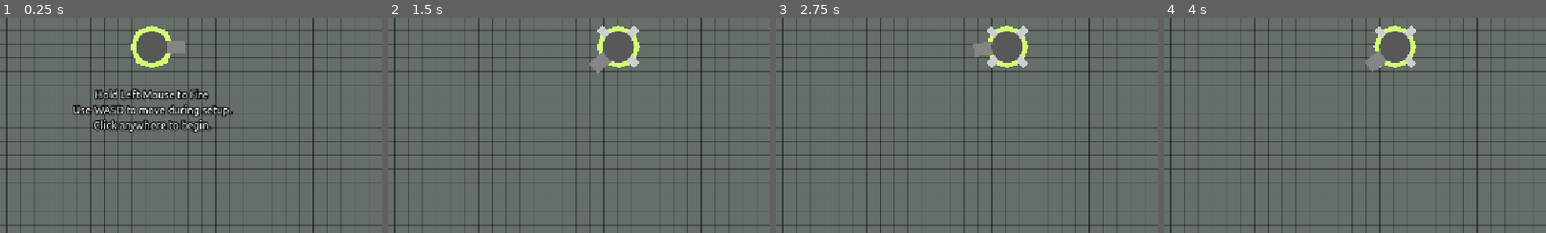
Above: before the commit, frames 1-4 (left to right).
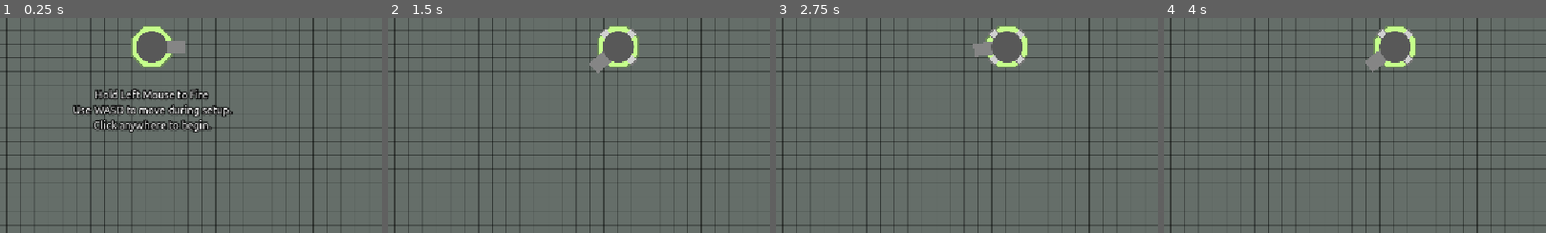
Above: after the commit, the same moments.

Repository: DogeisCut/stillwatch
Game: Godot game, scene res://scenes/world/world.tscn
The game is run twice, just before and just after one commit, with the same random seed, the same clock (stepped at 60 frames per second) and the same inputs. Sound files missing from this copy of the repository are replaced by a short silence.
Inputs (mouse positions are % of the whole screen's width and height, from its top left):
- Up to frame 1 (0.25 s): no input
- Up to frame 2 (1.5 s): tap Enter (shoot) at 0.5 s; move the mouse to (72, 45) at 0.52 s; hold D (right) 0.53-1.25 s; hold Enter (shoot) 0.53-1.25 s; click "Skip Timer" at 1.25 s
- Up to frame 3 (2.75 s): tap Space at 2 s; move the mouse to (30, 55) at 2.02 s; hold S (down) from 2.03 s (still down); tap Enter (shoot) at 2.1 s
- Up to frame 4 (4 s): tap Enter (shoot) at 2.75, 3.6 s; move the mouse to (60, 28) at 2.77 s; release S (down) at 2.78 s; hold D (right) 2.78-3.53 s; hold Enter (shoot) 2.78-3.53 s; move the mouse to (45, 70) at 3.52 s; hold W (up) from 3.53 s (still down)
The pictures show only the part of the screen within x 30-80%, y 43-93%; the shares and areas given below are measured in that part.

The runs differ from the first frame. In frame 1, 0.2% of the frame differs, in the area x 34-46%, y 3-24%; in frame 2, 0.3%; in frame 3, 0.4%, in the area x 54-66%, y 3-24%; in frame 4, 0.4%.

Commit message:
start graphics overhaul

Diff:
--- a/scenes/world/actors/player/player.tscn
+++ b/scenes/world/actors/player/player.tscn
@@ -1,7 +1,27 @@
-[gd_scene load_steps=8 format=3 uid="uid://bsrsa45h44drx"]
+[gd_scene load_steps=12 format=3 uid="uid://bsrsa45h44drx"]
 
 [ext_resource type="Script" uid="uid://bpnujkqiy2vnq" path="res://scenes/world/actors/player/player.gd" id="1_4flbx"]
+[ext_resource type="Shader" uid="uid://lean60ke2pif" path="res://shaders/polygon.gdshader" id="2_kaqx2"]
 [ext_resource type="AudioStream" uid="uid://c6f1vu0qemysw" path="res://assets/audio/sounds/player/death.wav" id="2_onrkg"]
+
+[sub_resource type="ShaderMaterial" id="ShaderMaterial_g8358"]
+shader = ExtResource("2_kaqx2")
+shader_parameter/fill_color = Color(0.7734375, 1, 0.546875, 1)
+shader_parameter/outline_color = Color(0.42009577, 0.5294118, 0.35036424, 1)
+shader_parameter/outline_thickness = 2.0
+shader_parameter/polygon_sides = 8
+shader_parameter/polygon_rotation_radians = 0.0
+
+[sub_resource type="PlaceholderTexture2D" id="PlaceholderTexture2D_vceuw"]
+size = Vector2(64, 64)
+
+[sub_resource type="ShaderMaterial" id="ShaderMaterial_kaqx2"]
+shader = ExtResource("2_kaqx2")
+shader_parameter/fill_color = Color(0.81640625, 0.81640625, 0.81640625, 1)
+shader_parameter/outline_color = Color(0.4609375, 0.4609375, 0.4609375, 1)
+shader_parameter/outline_thickness = 2.0
+shader_parameter/polygon_sides = 4
+shader_parameter/polygon_rotation_radians = 0.0
 
 [sub_resource type="CircleShape2D" id="CircleShape2D_4flbx"]
 radius = 32.0
@@ -170,14 +190,24 @@
 motion_mode = 1
 script = ExtResource("1_4flbx")
 
-[node name="Body" type="Polygon2D" parent="."]
-color = Color(0.8202522, 1, 0.46054137, 1)
-polygon = PackedVector2Array(0, -32, -24, -24, -32, 0, -24, 24, 0, 32, 24, 24, 32, 0, 24, -24)
-
-[node name="Lock" type="Polygon2D" parent="."]
+[node name="Body" type="Sprite2D" parent="."]
+material = SubResource("ShaderMaterial_g8358")
+texture = SubResource("PlaceholderTexture2D_vceuw")
+
+[node name="Lock" type="CanvasGroup" parent="."]
 visible = false
-color = Color(0.80859375, 0.80859375, 0.80859375, 1)
-polygon = PackedVector2Array(-32, -24, -24, -32, 0, -8, 24, -32, 32, -24, 8, 0, 32, 24, 24, 32, 0, 8, -24, 32, -32, 24, -8, 0)
+
+[node name="LockBracket" type="Sprite2D" parent="Lock"]
+material = SubResource("ShaderMaterial_kaqx2")
+rotation = -0.7853982
+scale = Vector2(0.24999999, 1.40625)
+texture = SubResource("PlaceholderTexture2D_vceuw")
+
+[node name="LockBracket2" type="Sprite2D" parent="Lock"]
+material = SubResource("ShaderMaterial_kaqx2")
+rotation = -2.3561945
+scale = Vector2(0.24999999, 1.40625)
+texture = SubResource("PlaceholderTexture2D_vceuw")
 
 [node name="CollisionShape2D" type="CollisionShape2D" parent="."]
 shape = SubResource("CircleShape2D_4flbx")
--- a/scenes/world/weaponry/player/projectile/player_bullet.gd
+++ b/scenes/world/weaponry/player/projectile/player_bullet.gd
@@ -10,7 +10,7 @@
 
 func init():
 	(collision_shape_2d.shape as CircleShape2D).radius = size/2.0
-	sprite_2d.scale = Vector2.ONE * 1/64.0 * size
+	(sprite_2d.texture as PlaceholderTexture2D).size = Vector2.ONE * size
 
 func _on_body_entered(body):
 	if body is Enemy:
--- a/scenes/world/weaponry/player/projectile/player_bullet.tscn
+++ b/scenes/world/weaponry/player/projectile/player_bullet.tscn
@@ -1,6 +1,7 @@
-[gd_scene load_steps=6 format=3 uid="uid://ir6qnhl132k0"]
+[gd_scene load_steps=7 format=3 uid="uid://ir6qnhl132k0"]
 
 [ext_resource type="Script" uid="uid://c7g18hv0wl4r1" path="res://scenes/world/weaponry/player/projectile/player_bullet.gd" id="1_mbmgk"]
+[ext_resource type="Shader" uid="uid://lean60ke2pif" path="res://shaders/polygon.gdshader" id="2_u7ap3"]
 
 [sub_resource type="PhysicsMaterial" id="PhysicsMaterial_mbmgk"]
 bounce = 1.0
@@ -9,15 +10,16 @@
 resource_local_to_scene = true
 radius = 32.0
 
-[sub_resource type="Gradient" id="Gradient_mbmgk"]
-offsets = PackedFloat32Array(0, 0.96666664, 1)
-colors = PackedColorArray(0.42352942, 1, 0.43137255, 1, 0.42352942, 1, 0.43137255, 1, 0.44705883, 1, 0.44705883, 0)
+[sub_resource type="ShaderMaterial" id="ShaderMaterial_joe8g"]
+shader = ExtResource("2_u7ap3")
+shader_parameter/fill_color = Color(0.48095202, 1, 0.3891744, 1)
+shader_parameter/outline_color = Color(0.18457034, 0.4921875, 0.17897728, 1)
+shader_parameter/outline_thickness = 2.0
+shader_parameter/polygon_sides = 0
+shader_parameter/polygon_rotation_radians = 0.0
 
-[sub_resource type="GradientTexture2D" id="GradientTexture2D_oxuh6"]
-gradient = SubResource("Gradient_mbmgk")
-fill = 1
-fill_from = Vector2(0.5, 0.5)
-fill_to = Vector2(0.5, 0)
+[sub_resource type="PlaceholderTexture2D" id="PlaceholderTexture2D_wy6eo"]
+resource_local_to_scene = true
 
 [node name="PlayerBullet" type="RigidBody2D"]
 collision_layer = 2
@@ -37,7 +39,8 @@
 
 [node name="Sprite2D" type="Sprite2D" parent="."]
 z_index = -1
-texture = SubResource("GradientTexture2D_oxuh6")
+material = SubResource("ShaderMaterial_joe8g")
+texture = SubResource("PlaceholderTexture2D_wy6eo")
 
 [node name="Lifetime" type="Timer" parent="."]
 wait_time = 5.0
--- /dev/null
+++ b/shaders/polygon.gdshader
@@ -0,0 +1,104 @@
+shader_type canvas_item;
+
+uniform vec4 fill_color : source_color = vec4(1.0);
+uniform vec4 outline_color : source_color = vec4(0.0, 0.0, 0.0, 1.0);
+
+uniform float outline_thickness = 2.0;
+uniform int polygon_sides = 0;
+uniform float polygon_rotation_radians = 0.0;
+
+varying vec2 local_position;
+varying vec2 quad_half_size;
+
+// TODO: round line joins toggle, like stroke-linecap="round" and stroke-linecap="round" in svg
+
+vec2 rotate_vector(vec2 position, float radians)
+{
+	float cosine_value = cos(radians);
+	float sine_value = sin(radians);
+	return vec2(
+		position.x * cosine_value - position.y * sine_value,
+		position.x * sine_value + position.y * cosine_value
+	);
+}
+
+float smin(float a, float b, float k)
+{
+	float h = clamp(0.5 + 0.5*(b - a)/k, 0.0, 1.0);
+	return mix(b, a, h) - k*h*(1.0 - h);
+}
+
+float signed_distance_circle(vec2 position)
+{
+	return length(position) - 1.0;
+}
+
+float signed_distance_dot(vec2 position)
+{
+	return length(position);
+}
+
+float signed_distance_line(vec2 position)
+{
+	return abs(position.y) - 0.05;
+}
+
+float signed_distance_regular_polygon(vec2 position, int sides, out float unscaled_distance)
+{
+	float angle = atan(position.y, position.x);
+	float sector_angle = 6.28318530718 / float(sides);
+	float projected_distance = cos(floor(0.5 + angle / sector_angle) * sector_angle - angle) * length(position);
+	float circumradius_scale = cos(3.14159265359 / float(sides));
+	unscaled_distance = projected_distance - circumradius_scale;
+	return projected_distance / circumradius_scale - 1.0;
+}
+
+void vertex()
+{
+	quad_half_size = abs(VERTEX);
+	vec2 expansion = sign(VERTEX) * outline_thickness * 2.0; //doubling accounts for sharp corners.
+	VERTEX += expansion;
+	local_position = VERTEX;
+}
+
+void fragment()
+{
+	vec2 normalized_position = local_position / quad_half_size;
+	normalized_position = rotate_vector(normalized_position, polygon_rotation_radians);
+
+	float signed_distance;
+	float outline_distance;
+
+	if (polygon_sides <= 0)
+	{
+		signed_distance = signed_distance_circle(normalized_position);
+		outline_distance = signed_distance;
+	}
+	else if (polygon_sides == 1)
+	{
+		signed_distance = signed_distance_dot(normalized_position) - 0.1;
+		outline_distance = signed_distance;
+	}
+	else if (polygon_sides == 2)
+	{
+		signed_distance = signed_distance_line(normalized_position);
+		outline_distance = signed_distance;
+	}
+	else
+	{
+		signed_distance = signed_distance_regular_polygon(
+			normalized_position,
+			polygon_sides,
+			outline_distance
+		);
+	}
+
+	float fill_mask = step(signed_distance, 0.0);
+	float outline_mask = step(outline_distance, outline_thickness / quad_half_size.x) * (1.0 - fill_mask);
+
+	float visible_mask = fill_mask + outline_mask;
+	if (visible_mask < 0.5)
+		discard;
+
+	COLOR = fill_color * fill_mask + outline_color * outline_mask;
+}
Not shown, added: shaders/polygon.gdshader.uid
